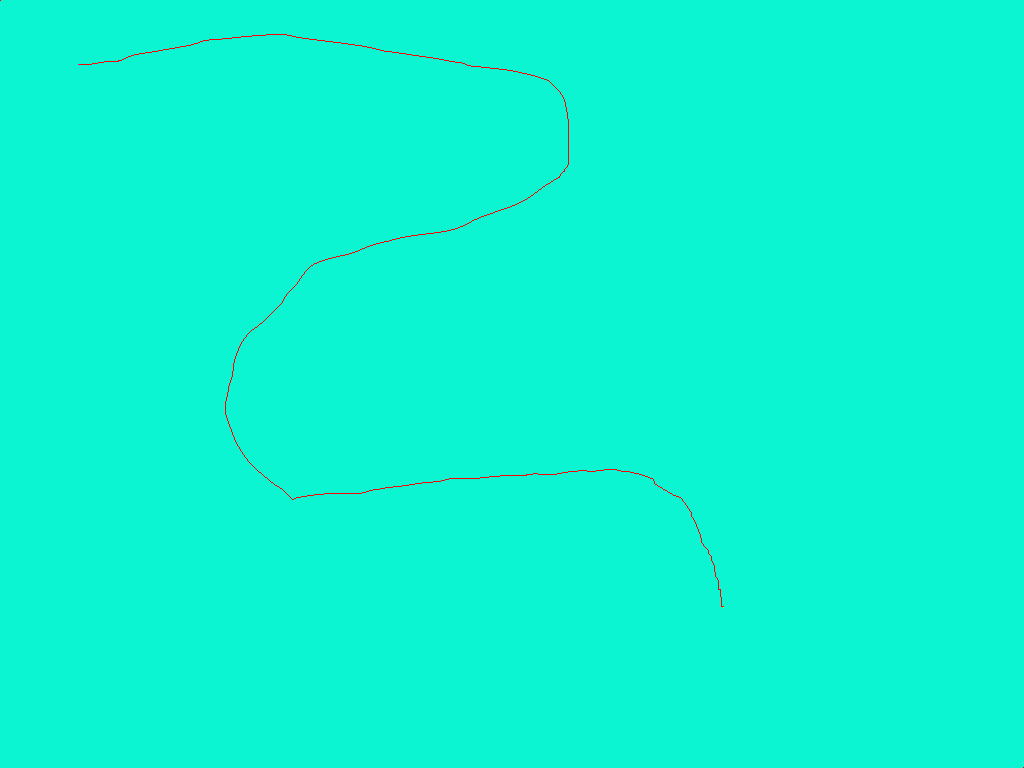
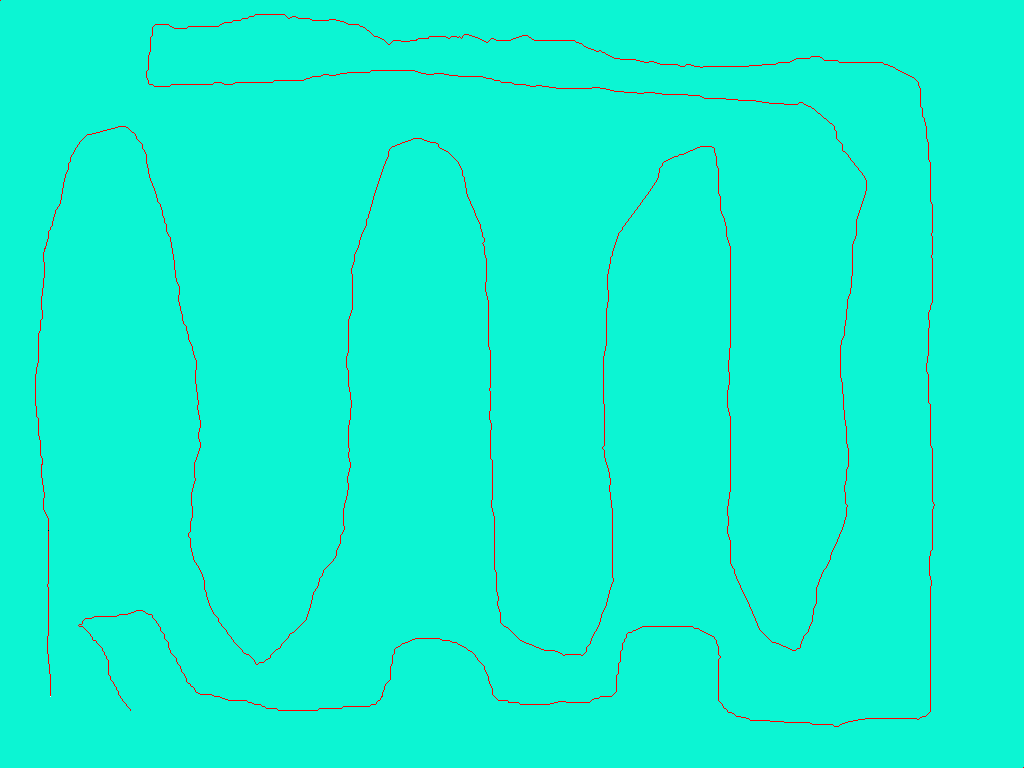
Layers edited between the first and the second 1024x768 image:
painted on "Livello" over [35, 14, 935, 727]
